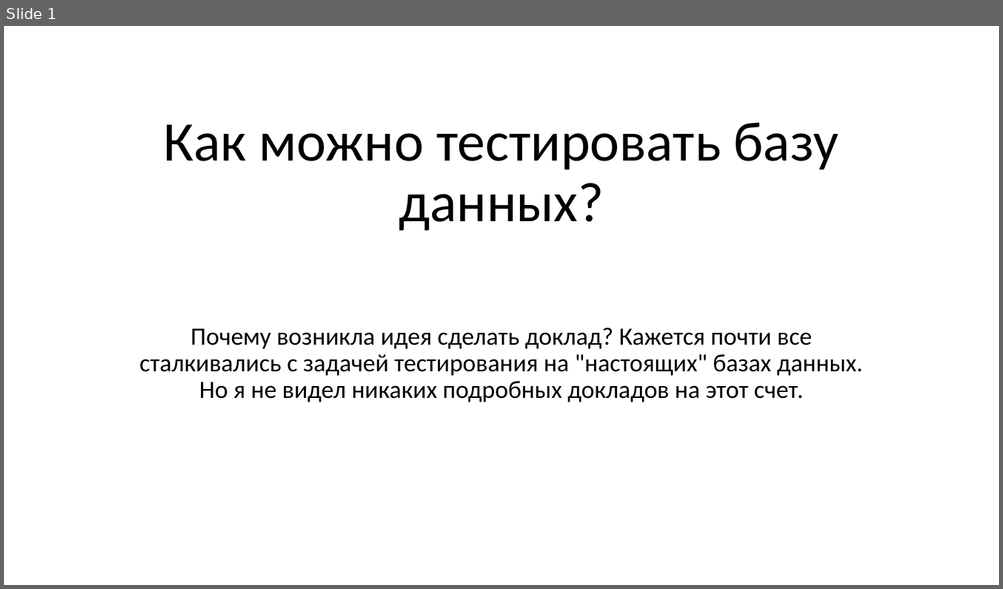
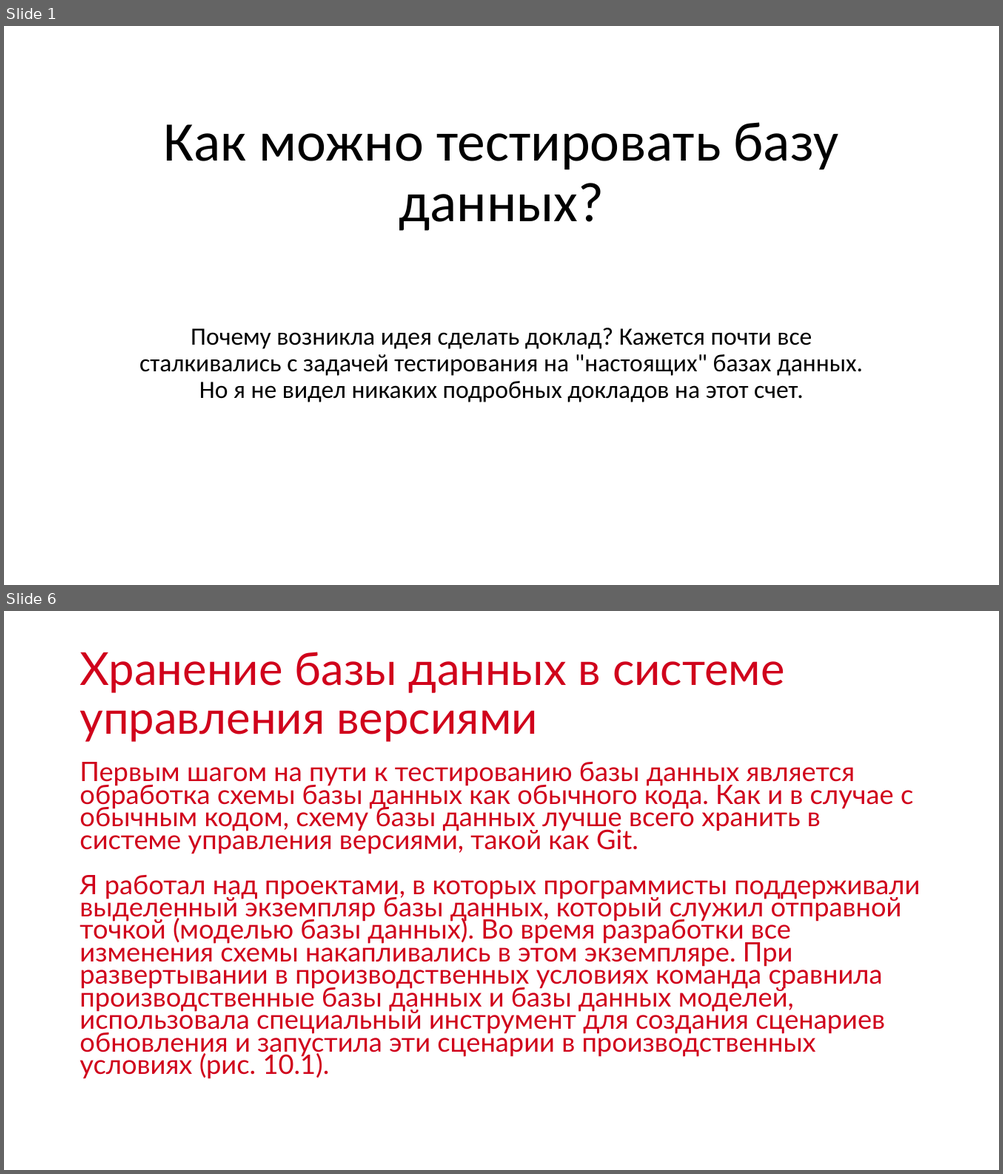
Before and after one commit to Sa1Gur/DbTest.Containers, a slide deck: DbaseTesting.pptx. Shown one above the other, each under a label of ours: slide 1 before the commit, slides 1 and 6 after it; the slides between them are not shown. The pictures are 1003x589 and 1003x1174 pixels, drawn with LibreOffice and Linux fonts; fonts in the diff are those of the drawing. Boxes give left, top, right and bottom in pixels: in the first picture for what was removed or moved away, otherwise in the second. Text is boxed around its words. In the diff, an @@ line names an element or a change of style, - is before the commit and + after.

```diff
--- a/DbaseTesting.pptx
+++ b/DbaseTesting.pptx
@@ slide 6 added at [4,611,999,1170], background #FFFFFF @@
@@ title added at [79,652,785,742], 44 pt, text #D0021B @@
+Хранение базы данных в системе управления версиями
@@ text added at [79,762,919,1079], 25.9 pt, text #D0021B @@
+Первым шагом на пути к тестированию базы данных является обработка схемы базы данных как обычного кода. Как и в случае с обычным кодом, схему базы данных лучше всего хранить в системе управления версиями, такой как Git.
+Я работал над проектами, в которых программисты поддерживали выделенный экземпляр базы данных, который служил отправной точкой (моделью базы данных). Во время разработки все изменения схемы накапливались в этом экземпляре. При развертывании в производственных условиях команда сравнила производственные базы данных и базы данных моделей, использовала специальный инструмент для создания сценариев обновления и запустила эти сценарии в производственных условиях (рис. 10.1).
```
Also in this commit, not shown: 1 slide changed, 39 other slides added.
